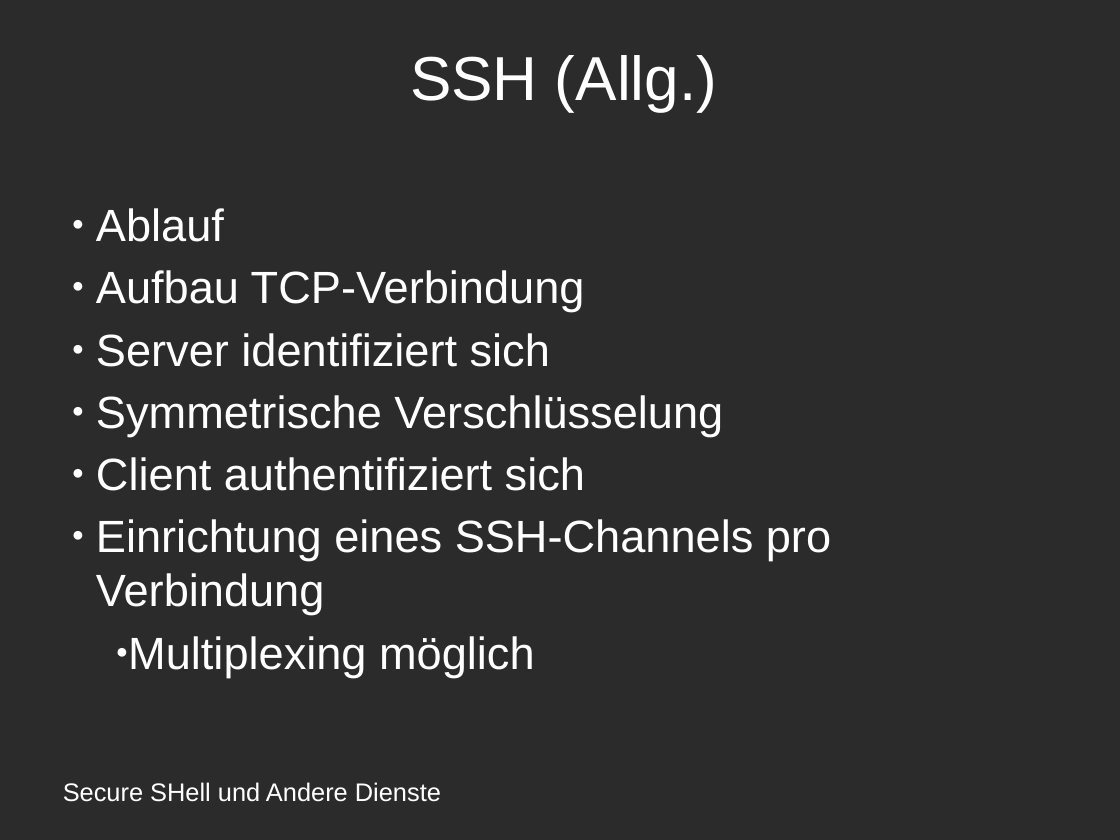
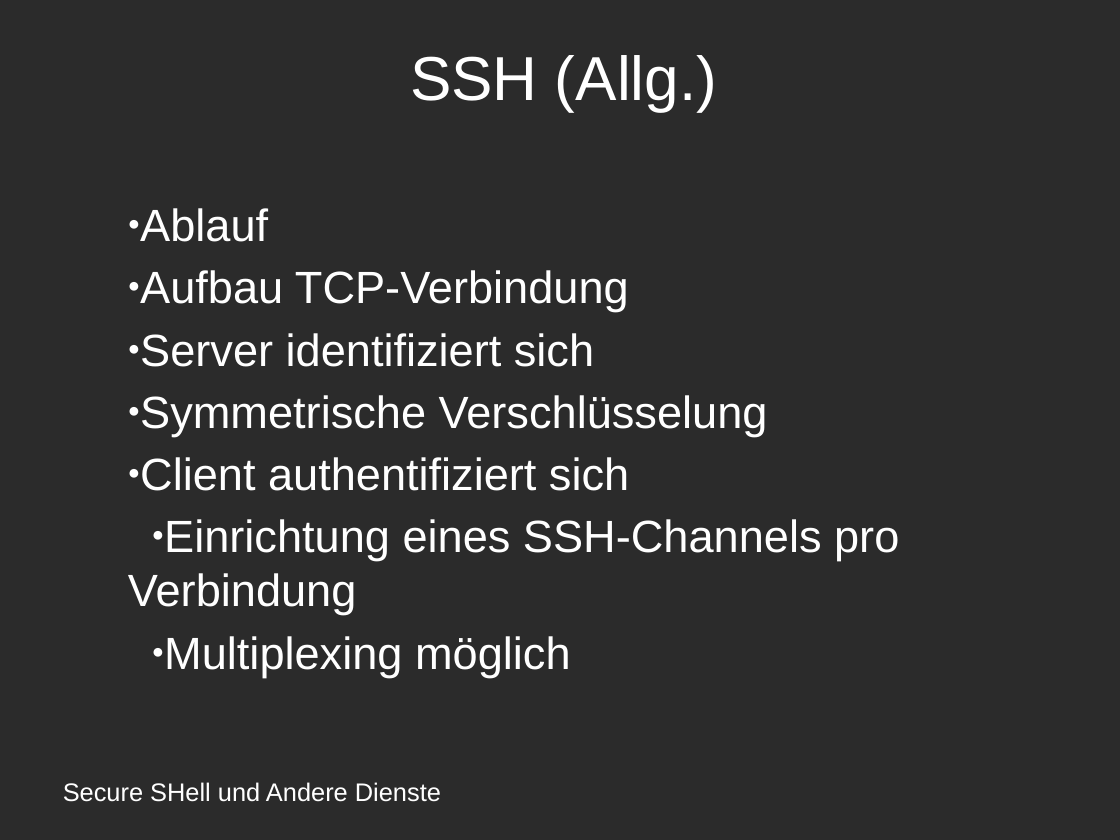
Before and after one commit to amlispolska/SSH-Projekt, a slide deck: slide 17 of ssh-presentation.odp. Drawn at 1120x840 pixels with LibreOffice and Linux fonts; fonts in the diff are those of the drawing; background and template pictures are left out; a plain dark background stands for a picture behind light text. Boxes give left, top, right and bottom in pixels: in the first picture for what was removed or moved away, otherwise in the second. Text is boxed around its words. In the diff, an @@ line names an element or a change of style, - is before the commit and + after.

```diff
--- a/ssh-presentation.odp
+++ b/ssh-presentation.odp
@@ text "Ablauf" at (128,208,899,677): list level 1 to 2 in "Ablauf"; indent changed; list level 2 to 3 in "Einrichtung eines SSH-Channels pro Verbindung" @@
```
Also in this commit, not shown: 10 other slides changed, 1 other file.
